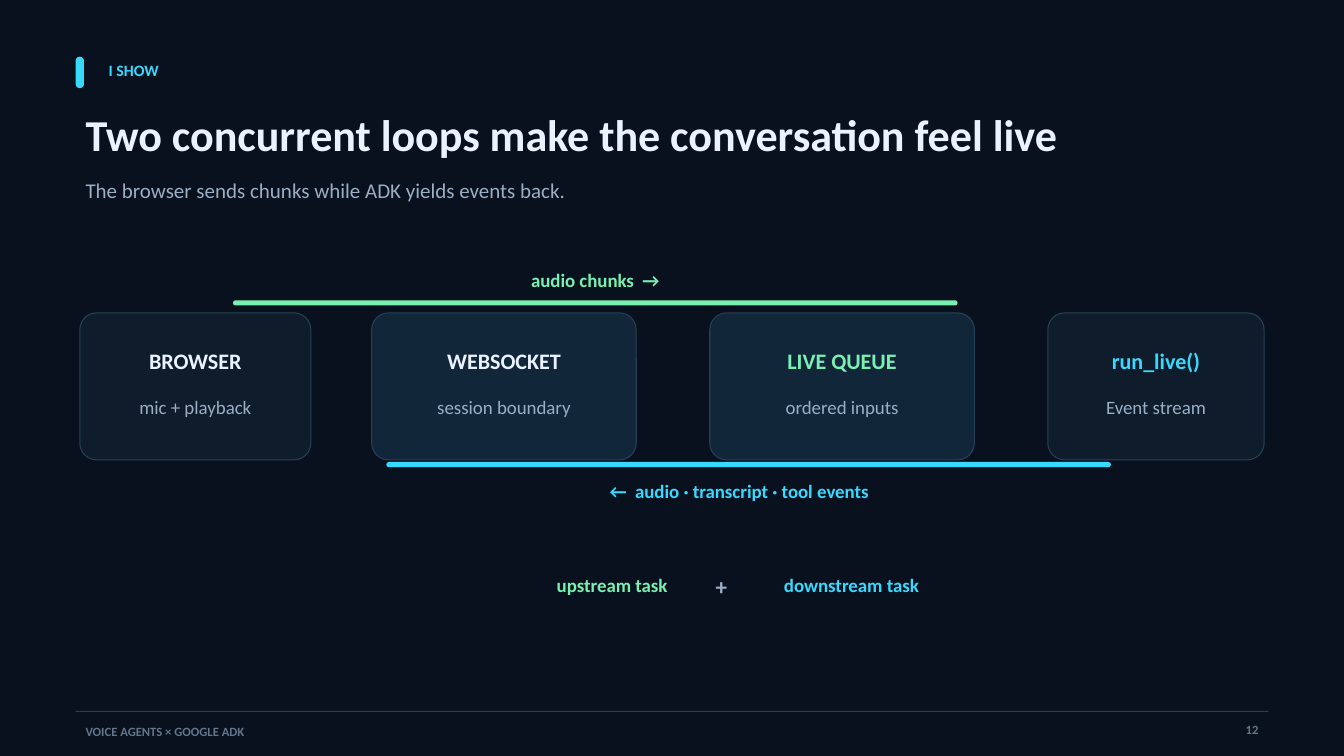
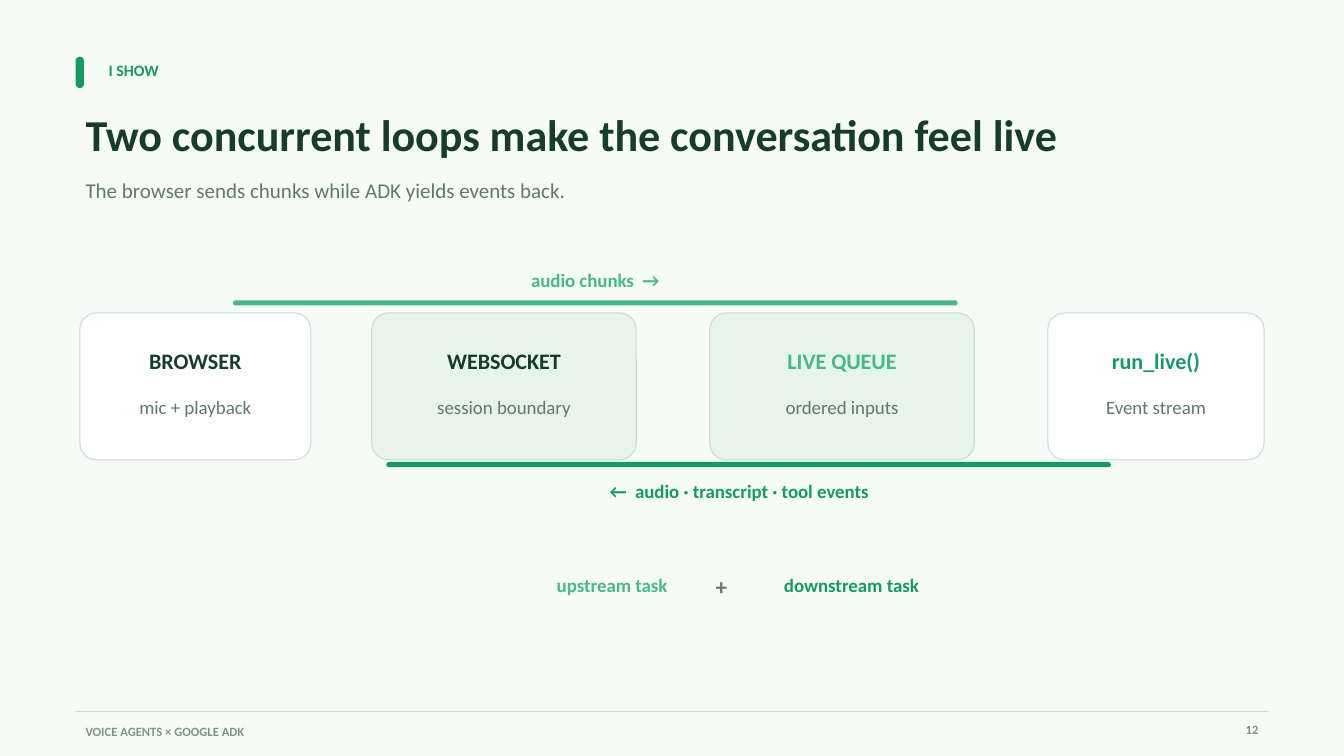
Before and after one commit to aswincsekar/adk-voice-workshop, a slide deck: slide 12 of slides/google-adk-voice-agents-workshop.pptx. Drawn at 1344x756 pixels with LibreOffice and Linux fonts; fonts in the diff are those of the drawing. Boxes give left, top, right and bottom in pixels: in the first picture for what was removed or moved away, otherwise in the second. Text is boxed around its words. In the diff, an @@ line names an element or a change of style, - is before the commit and + after.

Commit message:
Restyle workshop deck with light green theme

```diff
--- a/slides/google-adk-voice-agents-workshop.pptx
+++ b/slides/google-adk-voice-agents-workshop.pptx
@@ background #08111D to #F7FBF8 @@
@@ rounded rectangle at <box>76,56,84,88</box>: fill #38D9FF to #159A64 @@
@@ rounded rectangle at <box>80,313,311,460</box>: fill #0E1C2B to #FFFFFF; outline #274158 0.75 pt to #C9DED2 0.75 pt @@
@@ rounded rectangle at <box>233,300,958,306</box>: fill #78F0B2 to #48B985 @@
@@ rounded rectangle at <box>372,313,636,460</box>: fill #12263A to #E6F4EC; outline #274158 0.75 pt to #C9DED2 0.75 pt @@
@@ rounded rectangle at <box>710,313,974,460</box>: fill #12263A to #E6F4EC; outline #274158 0.75 pt to #C9DED2 0.75 pt @@
@@ rounded rectangle at <box>1049,313,1265,460</box>: fill #0E1C2B to #FFFFFF; outline #274158 0.75 pt to #C9DED2 0.75 pt @@
@@ text colour #EAF2FF to #163C2C in 3 elements at <box>86,120,1057,158</box>, <box>149,354,241,369</box>, <box>447,354,561,369</box> @@
@@ rounded rectangle at <box>386,462,1111,467</box>: fill #38D9FF to #159A64 @@
@@ text colour #9AAEC4 to #61786E in 6 elements at <box>86,183,565,202</box>, <box>139,401,251,417</box>, <box>437,401,571,417</box>, <box>786,401,899,417</box>, <box>1106,402,1206,414</box>, <box>706,567,737,596</box> @@
@@ text colour #78F0B2 to #48B985 in 3 elements at <box>531,273,633,287</box>, <box>787,354,896,372</box>, <box>557,578,667,595</box> @@
@@ text colour #38D9FF to #159A64 in 4 elements at <box>109,65,158,76</box>, <box>635,484,869,501</box>, <box>1112,352,1200,372</box>, <box>784,578,919,592</box> @@
@@ rectangle at <box>76,711,1268,712</box>: fill #274158 to #C9DED2 @@
@@ text "12" at <box>1246,726,1259,734</box>: text colour #63768B to #7F9389 @@
@@ text "VOICE AGENTS × GOOGLE ADK" at <box>86,728,245,736</box>: text colour #63768B to #7F9389 @@
```
Also in this commit, not shown: 17 other slides changed.
